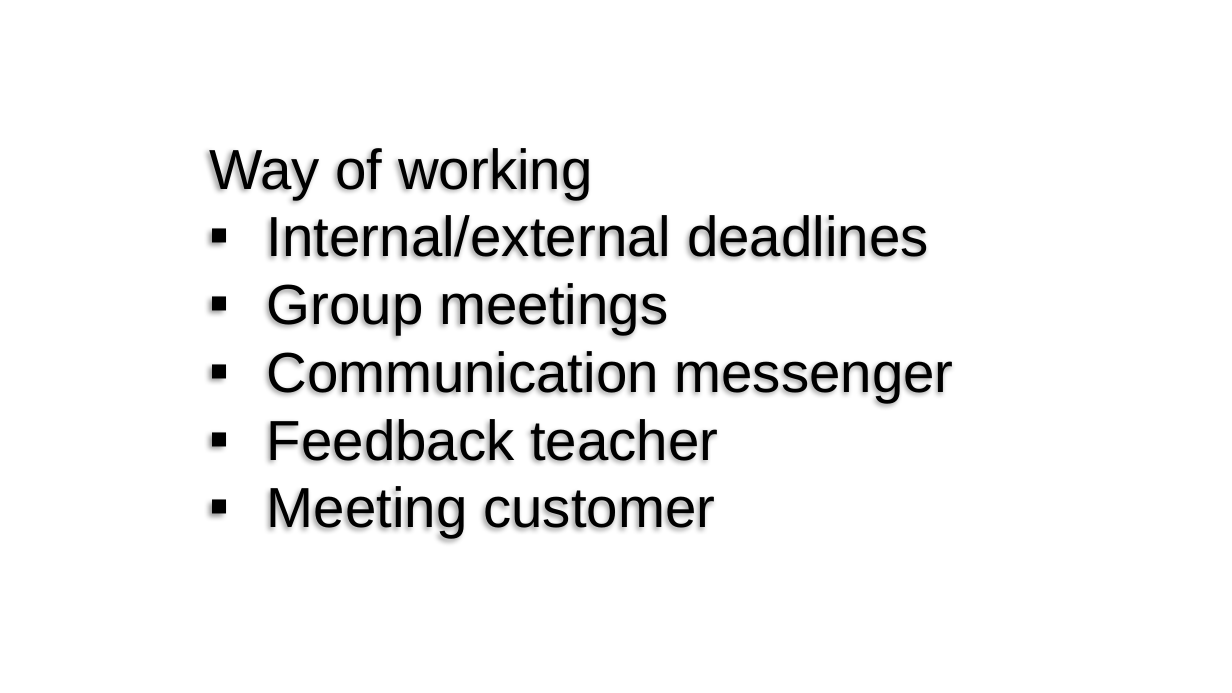
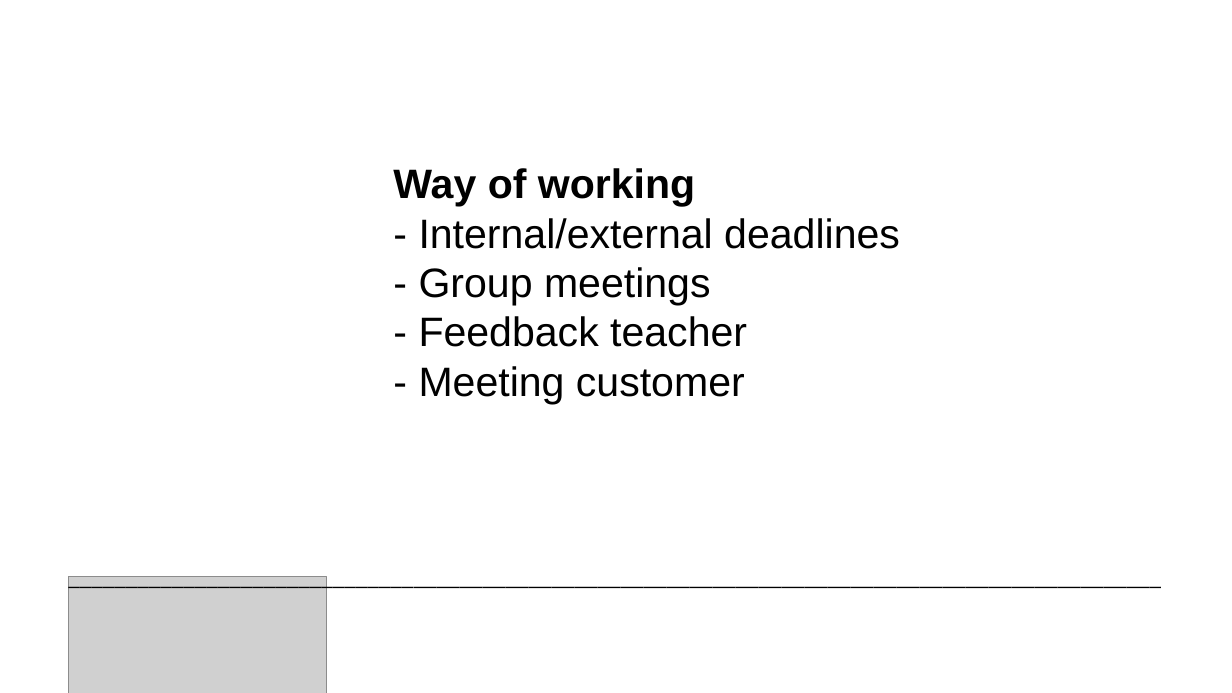
Before and after one commit to ivolvanov/airios-climate-control, a slide deck: slide 5 of docs/SprintDemo/FinalPresentation.pptx (slide 4 before the commit). Drawn at 1232x693 pixels with LibreOffice and Linux fonts; fonts in the diff are those of the drawing; grey boxes stand for pictures; background and template pictures are left out. Boxes give left, top, right and bottom in pixels: in the first picture for what was removed or moved away, otherwise in the second. Text is boxed around its words. In the diff, an @@ line names an element or a change of style, - is before the commit and + after.

```diff
--- a/docs/SprintDemo/FinalPresentation.pptx
+++ b/docs/SprintDemo/FinalPresentation.pptx
@@ text "Way of working": place and size @@
-text "Way of working" at (209,148,954,538)
+text "Way of working" at (393,168,900,404)
@@ text at (393,168,695,207): size 44 to 32 pt, bold on in "Way of working" @@
@@ text at (419,218,900,404): text changed; size 44 to 32 pt @@
-▪ Internal/external deadlines
-▪ Group meetings
-▪ Communication messenger
-▪ Feedback teacher
-▪ Meeting customer
+- Internal/external deadlines
+- Group meetings
+- Feedback teacher
+- Meeting customer
@@ text added at (59,558,1232,595), 18 pt, text #000000 @@
+_______________________________________________________________________________________________
@@ picture added at (68,577,326,693) @@
```
Also in this commit, not shown: 7 other slides changed, 3 slides added, 2 slides removed.
